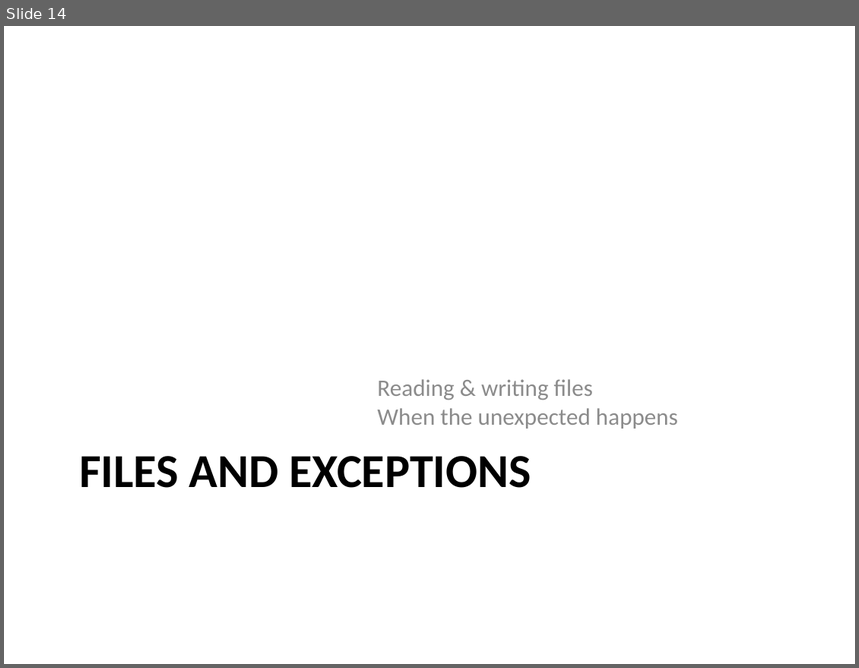
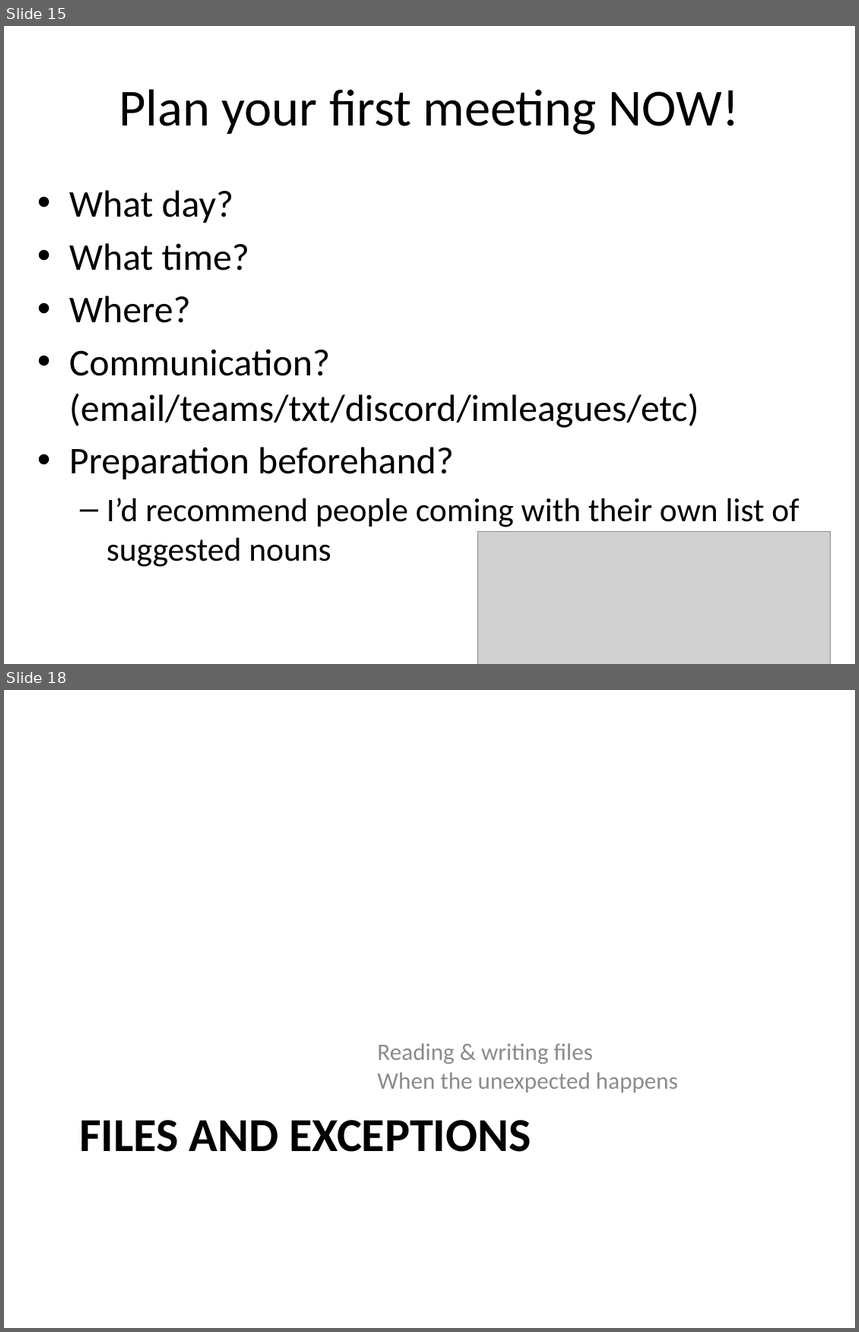
Before and after one commit to RHIT-CSSE/csse220, a slide deck: ClassMaterialsChunked/EventBasedGameLoop/Slides/EventBasedGameLoop.pptx. Shown one above the other, each under a label of ours: slide 14 before the commit, slides 15 and 18 after it; the slides between them are not shown. The pictures are 859x668 and 859x1332 pixels, drawn with LibreOffice and Linux fonts; fonts in the diff are those of the drawing; grey boxes stand for pictures. Boxes give left, top, right and bottom in pixels: in the first picture for what was removed or moved away, otherwise in the second. Text is boxed around its words. In the diff, an @@ line names an element or a change of style, - is before the commit and + after.

```diff
--- a/ClassMaterialsChunked/EventBasedGameLoop/Slides/EventBasedGameLoop.pptx
+++ b/ClassMaterialsChunked/EventBasedGameLoop/Slides/EventBasedGameLoop.pptx
@@ slide 15 added at [4, 26, 855, 664], background #FFFFFF @@
@@ title added at [119, 89, 739, 135], 44 pt, text #000000 @@
+Plan your first meeting NOW!
@@ text added at [69, 190, 799, 567], 32 pt, text #000000 @@
+• What day?
+• What time?
+• Where?
+• Communication? (email/teams/txt/discord/imleagues/etc)
+• Preparation beforehand?
+  – I’d recommend people coming with their own list of suggested nouns
@@ picture added at [478, 531, 831, 664] @@
@@ what was slide 14 is now slide 18 @@
```
Also in this commit, not shown: 9 slides changed, 3 other slides added, 7 other files.
